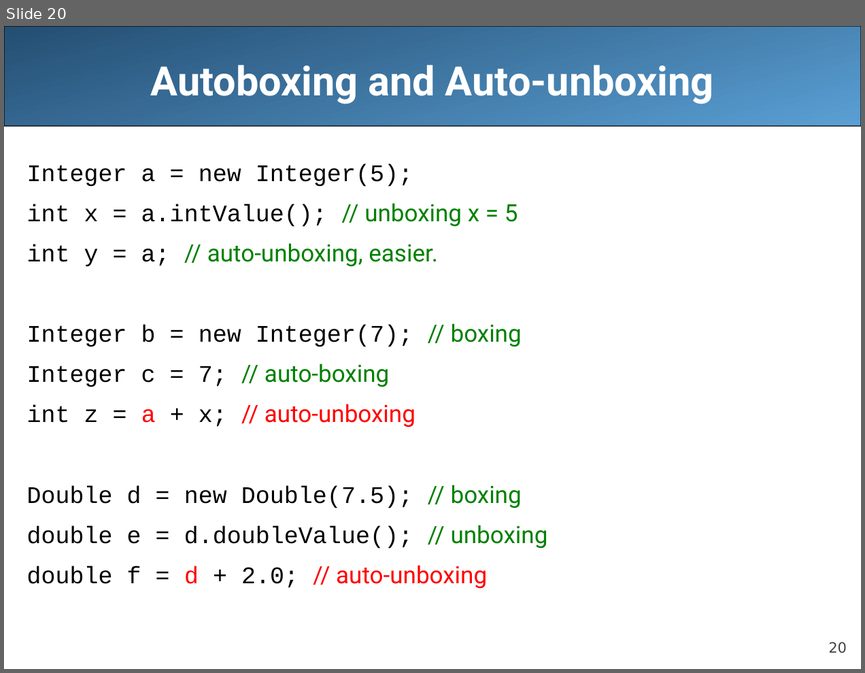
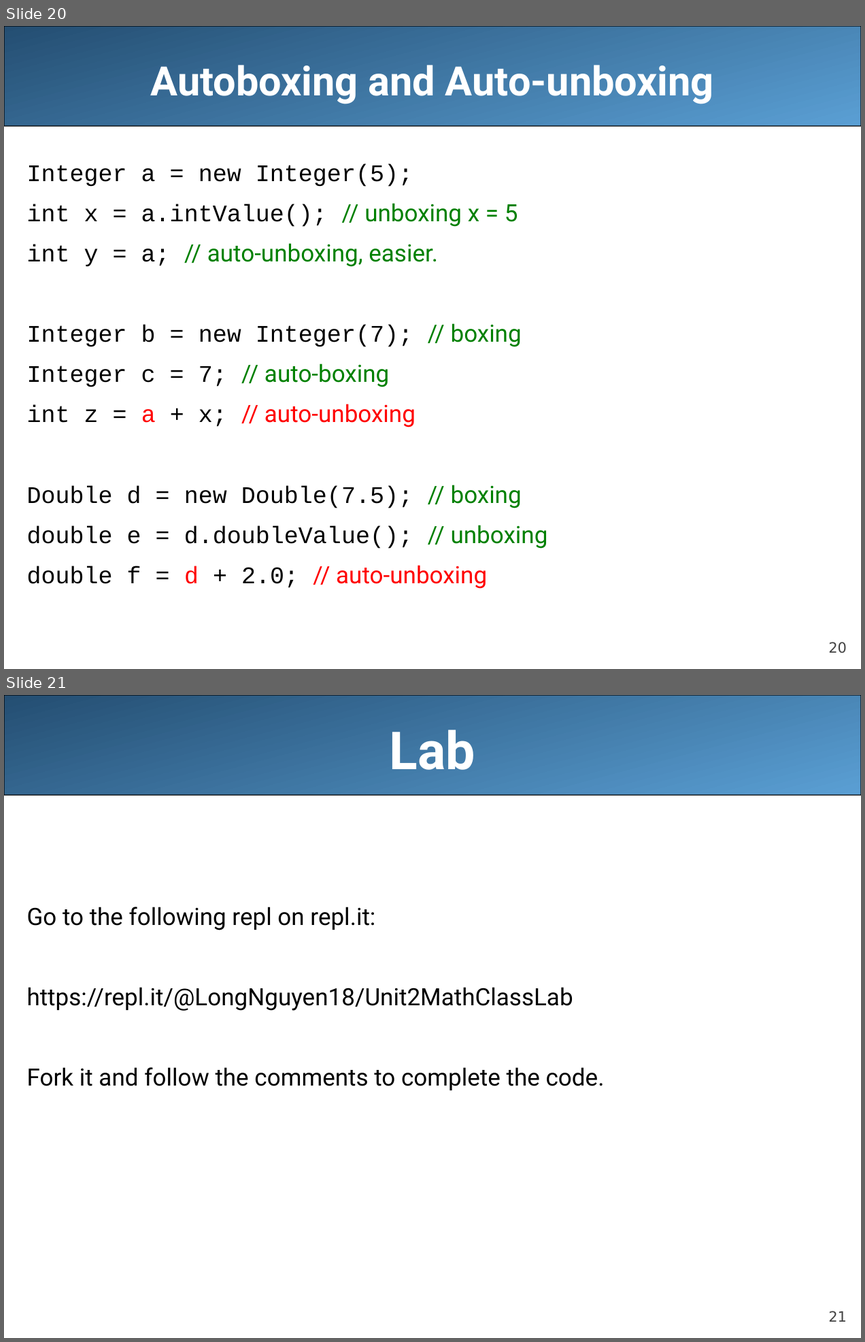
Before and after one commit to LongBaoNguyen/longbaonguyen.github.io, a slide deck: courses/apcsa/lecture7.ppt. Shown one above the other, each under a label of ours: slide 20 before the commit, slides 20 and 21 after it. The pictures are 865x673 and 865x1342 pixels, drawn with LibreOffice and Linux fonts; fonts in the diff are those of the drawing. Boxes give left, top, right and bottom in pixels: in the first picture for what was removed or moved away, otherwise in the second. Text is boxed around its words. In the diff, an @@ line names an element or a change of style, - is before the commit and + after.

```diff
--- a/courses/apcsa/lecture7.ppt
+++ b/courses/apcsa/lecture7.ppt
@@ slide 21 added at <box>4,695,861,1338</box>, background #FFFFFF; not listed: 2 template elements that a slide beside it also shows @@
@@ title added at <box>390,730,475,770</box>, 44 pt, text #FFFFFF, bold @@
+Lab
@@ text added at <box>27,906,604,1090</box>, 20 pt, text #000000 @@
+Go to the following repl on repl.it:
+https://repl.it/@LongNguyen18/Unit2MathClassLab
+Fork it and follow the comments to complete the code.
```
Also in this commit, not shown: 1 other file.
